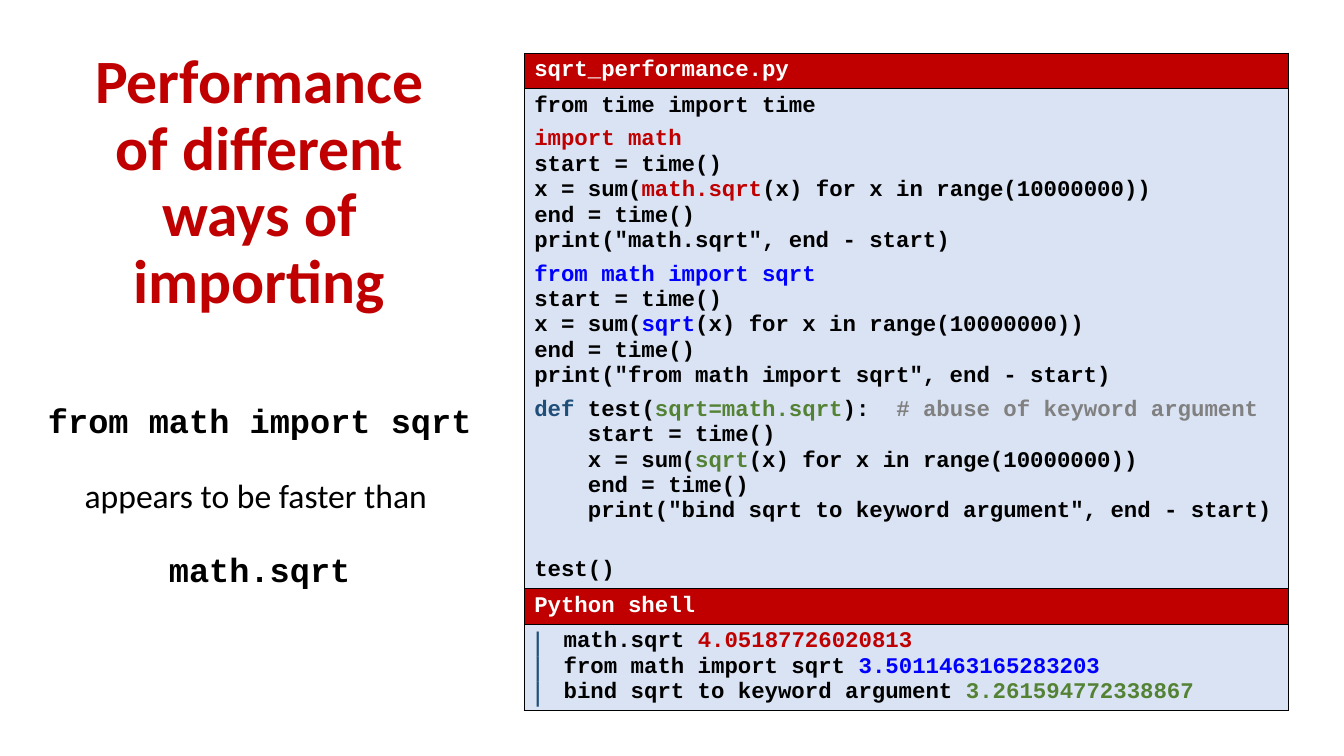
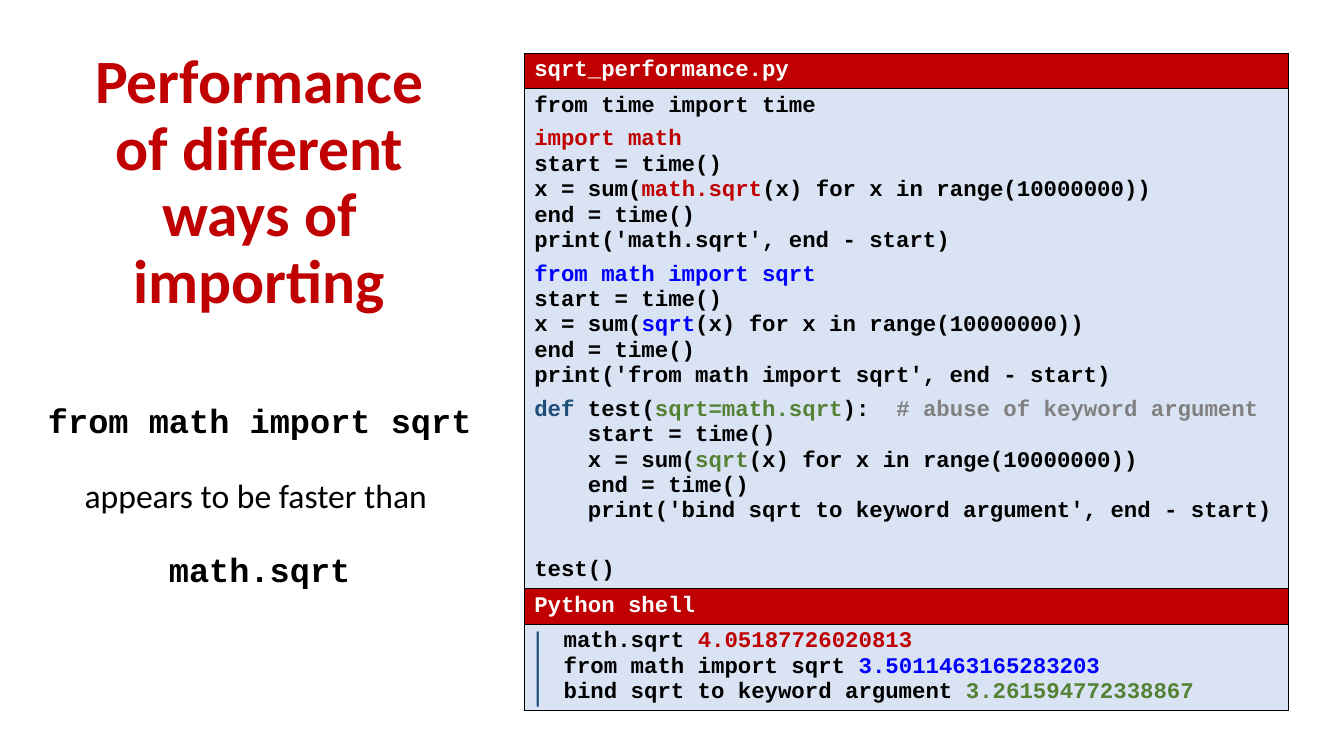
Before and after one commit to gsbrodal/gsbrodal.github.io, a slide deck: slide 7 of ipsa/slides/modules.pptx. Drawn at 1344x756 pixels with LibreOffice and Linux fonts; fonts in the diff are those of the drawing. Boxes give left, top, right and bottom in pixels: in the first picture for what was removed or moved away, otherwise in the second. Text is boxed around its words. In the diff, an @@ line names an element or a change of style, - is before the commit and + after.

```diff
--- a/ipsa/slides/modules.pptx
+++ b/ipsa/slides/modules.pptx
@@ table at (x1=524, y1=53, x2=1289, y2=719) @@
@@ row 2, column 1: "from time import time / import math / start = time() / x = sum(math.sqrt(x) for x in range(10000000)) / end = time() / print("math.sqrt", end - start) / from math import sqrt / start = time() / x = sum(sqrt(x) for x in range(10000000)) / end = time() / print("from math import sqrt", end - start) / def test(sqrt=math.sqrt): # abuse of keyword argument / start = time() / x = sum(sqrt(x) for x in range(10000000)) / end = time() / print("bind sqrt to keyword argument", end - start) / test()" to "from time import time / import math / start = time() / x = sum(math.sqrt(x) for x in range(10000000)) / end = time() / print('math.sqrt', end - start) / from math import sqrt / start = time() / x = sum(sqrt(x) for x in range(10000000)) / end = time() / print('from math import sqrt', end - start) / def test(sqrt=math.sqrt): # abuse of keyword argument / start = time() / x = sum(sqrt(x) for x in range(10000000)) / end = time() / print('bind sqrt to keyword argument', end - start) / test()" @@
```
Also in this commit, not shown: 7 other slides changed, 5 other files.
